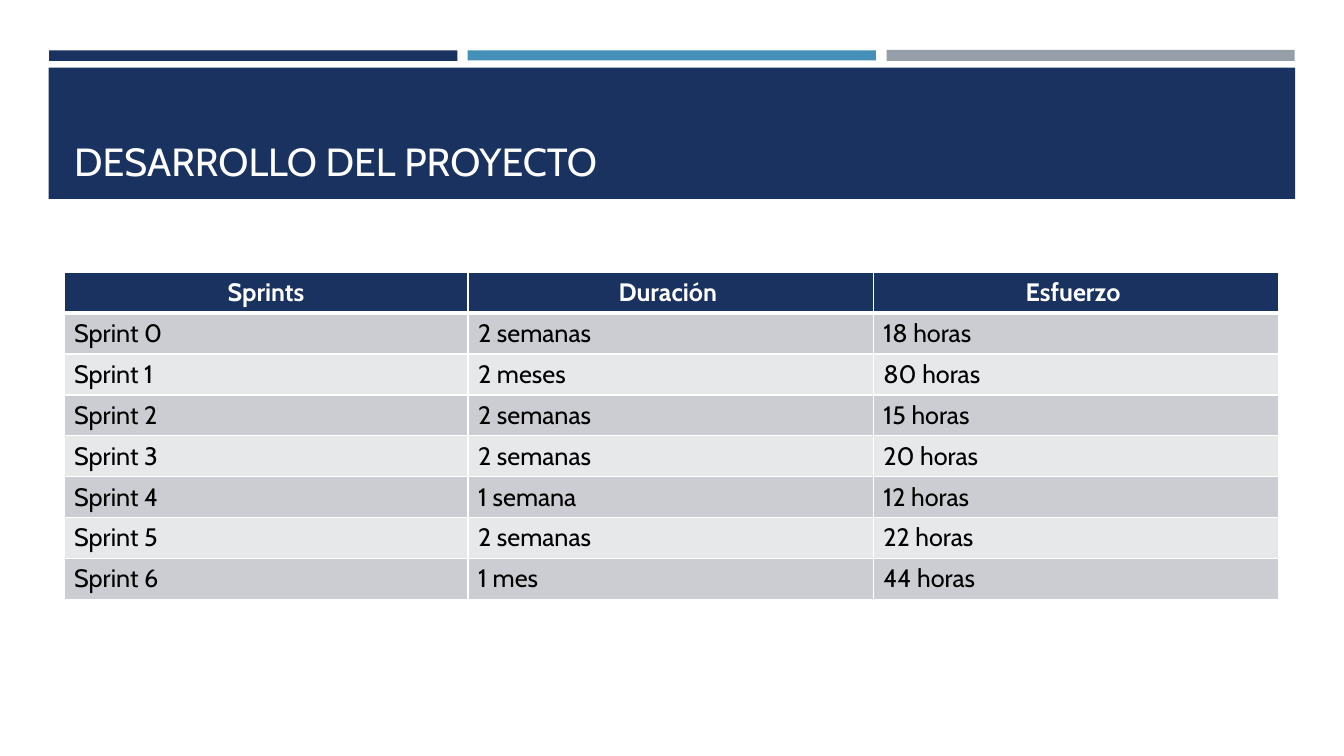
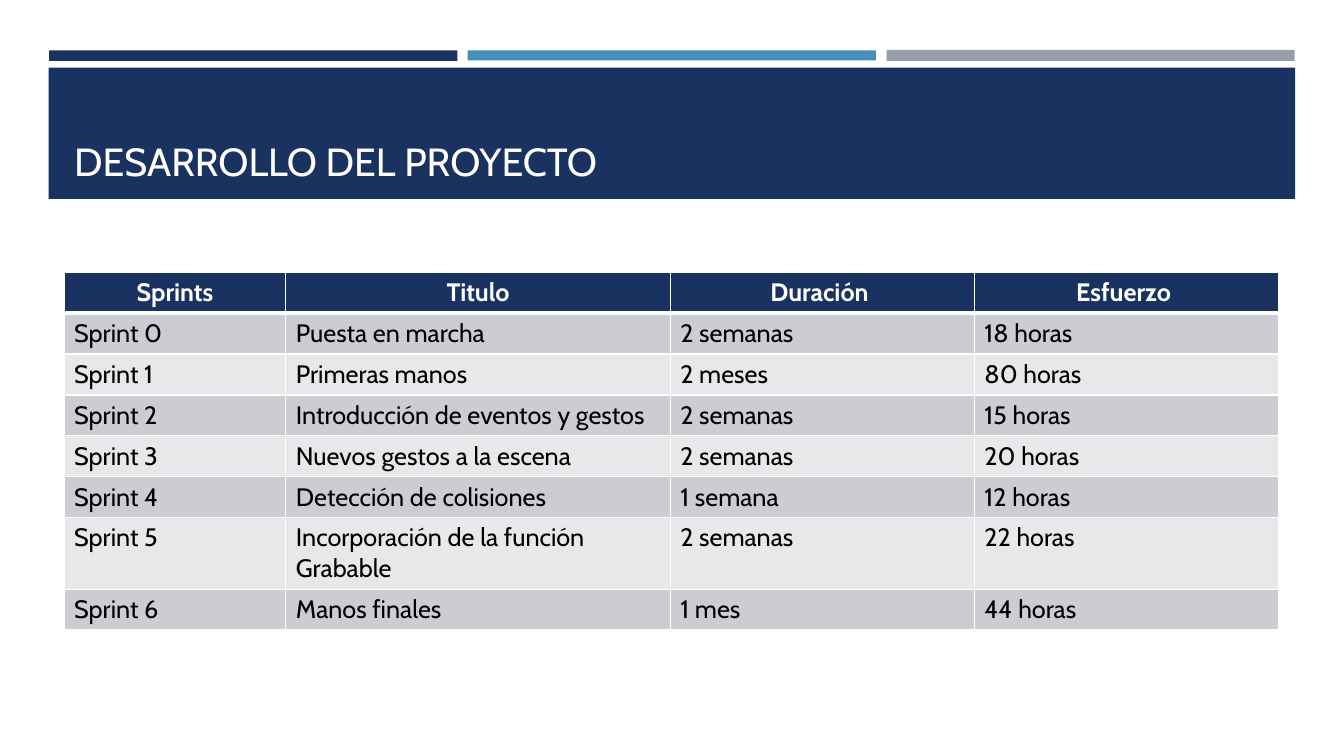
Before and after one commit to JuJoarias/TFG, a slide deck: slide 8 of presentacion/presentacion.pptx. Drawn at 1344x756 pixels with LibreOffice and Linux fonts; fonts in the diff are those of the drawing. Boxes give left, top, right and bottom in pixels: in the first picture for what was removed or moved away, otherwise in the second. Text is boxed around its words. In the diff, an @@ line names an element or a change of style, - is before the commit and + after.

Commit message:
ultimo video + presentacion

```diff
--- a/presentacion/presentacion.pptx
+++ b/presentacion/presentacion.pptx
@@ table at <box>65,272,1279,629</box> @@
+column 2: Titulo | Puesta en marcha | Primeras manos | Introducción de eventos y gestos | Nuevos gestos a la escena | Detección de colisiones | Incorporación de la función Grabable | Manos finales
```
Also in this commit, not shown: 2 other files.
